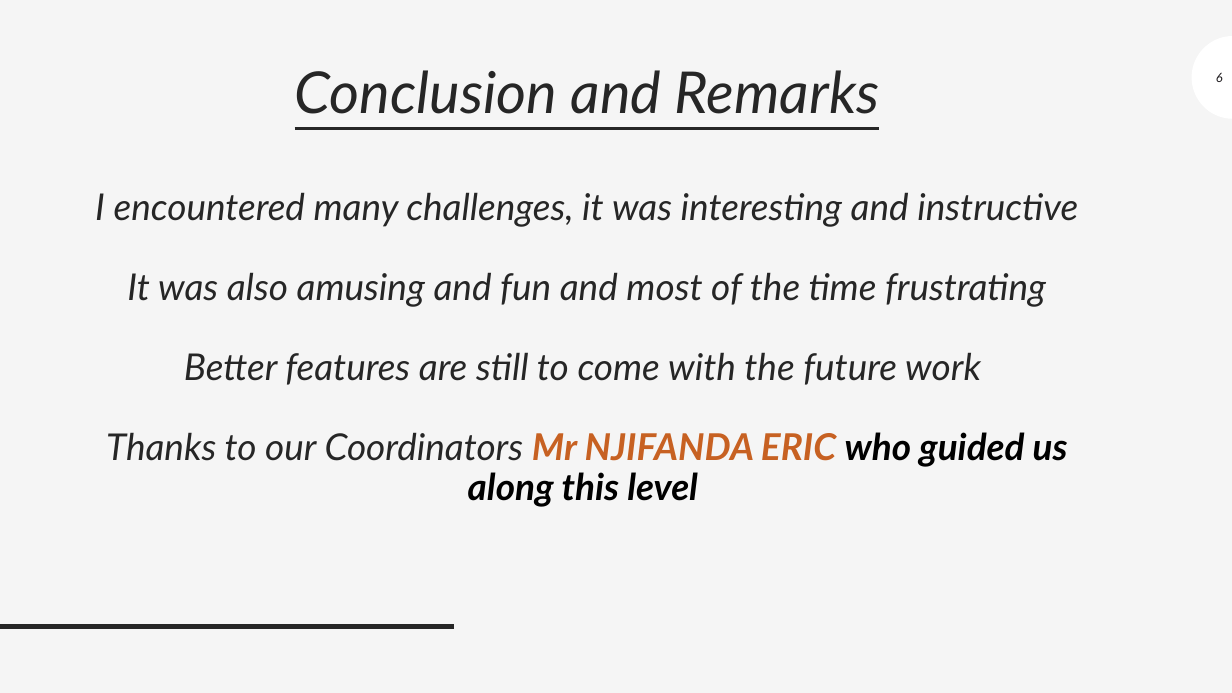
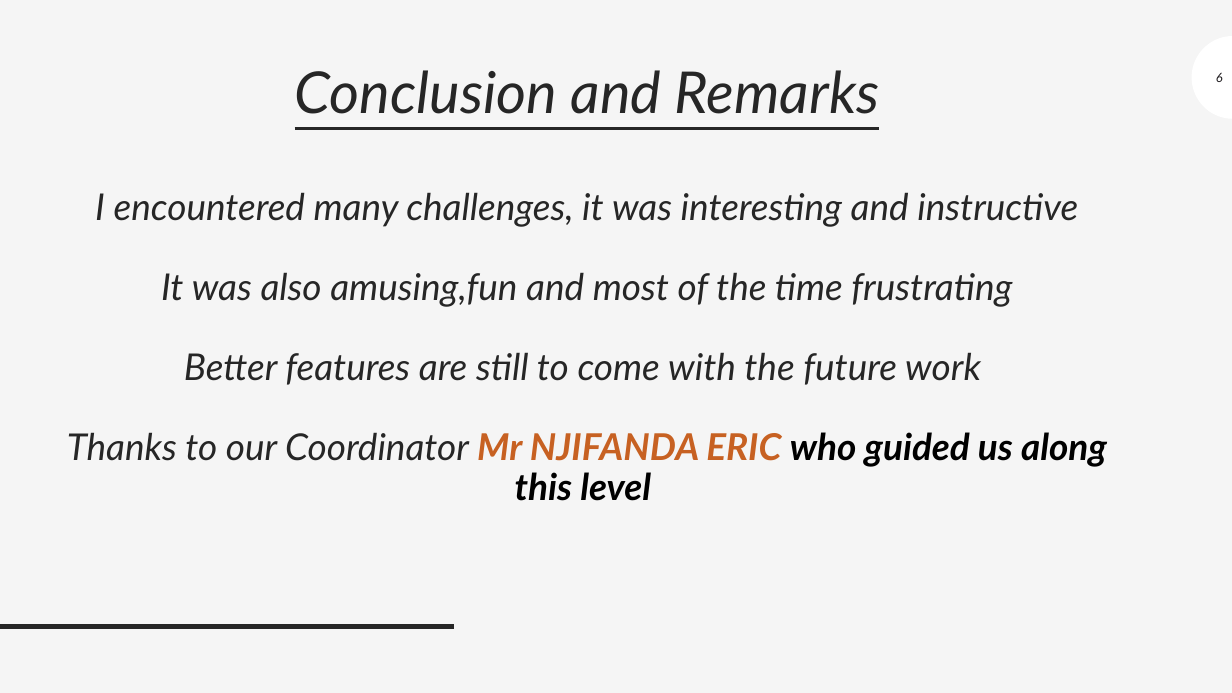
Before and after one commit to AbdoulIdriss/AbdoulIdriss.github.io, a slide deck: slide 6 of WELCOME TO OUR LIBRARY WEBSITRE PRESENTATION.pptx. Drawn at 1232x693 pixels with LibreOffice and Linux fonts; fonts in the diff are those of the drawing. Boxes give left, top, right and bottom in pixels: in the first picture for what was removed or moved away, otherwise in the second. Text is boxed around its words. In the diff, an @@ line names an element or a change of style, - is before the commit and + after.

Commit message:
wer point

```diff
--- a/WELCOME TO OUR LIBRARY WEBSITRE PRESENTATION.pptx
+++ b/WELCOME TO OUR LIBRARY WEBSITRE PRESENTATION.pptx
@@ title at [67, 70, 1107, 501]: text changed @@
-Conclusion and Remarks
-I encountered many challenges, it was interesting and instructive
-It was also amusing and fun and most of the time frustrating
-Better features are still to come with the future work
-Thanks to our Coordinators Mr NJIFANDA ERIC who guided us along this level
+Conclusion and Remarks
+I encountered many challenges, it was interesting and instructive
+It was also amusing,fun and most of the time frustrating
+Better features are still to come with the future work
+Thanks to our Coordinator Mr NJIFANDA ERIC who guided us along this level
```
